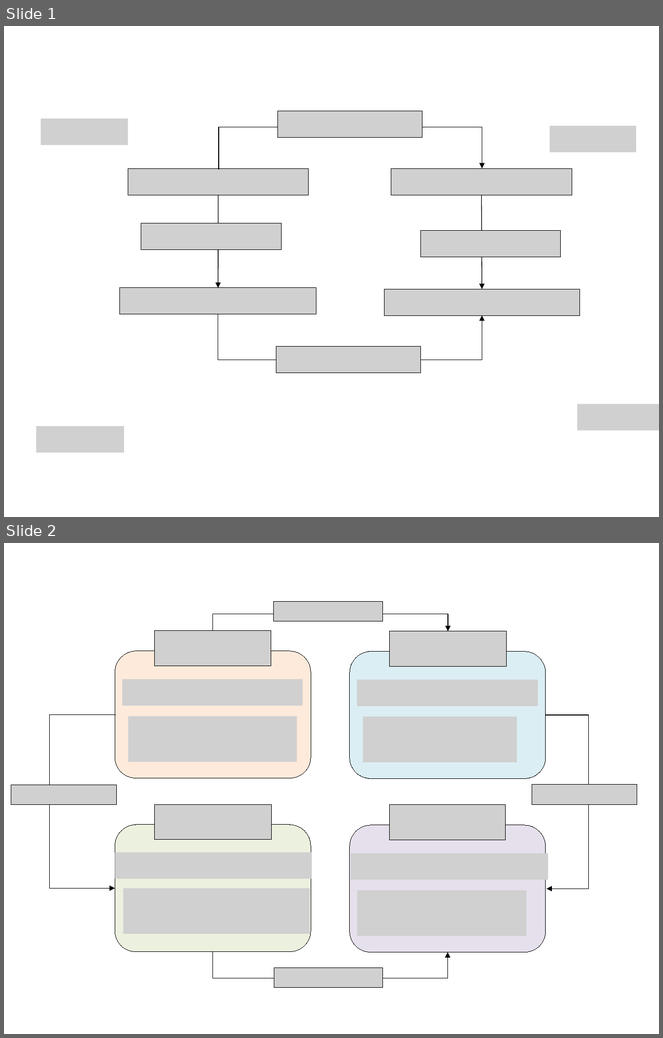
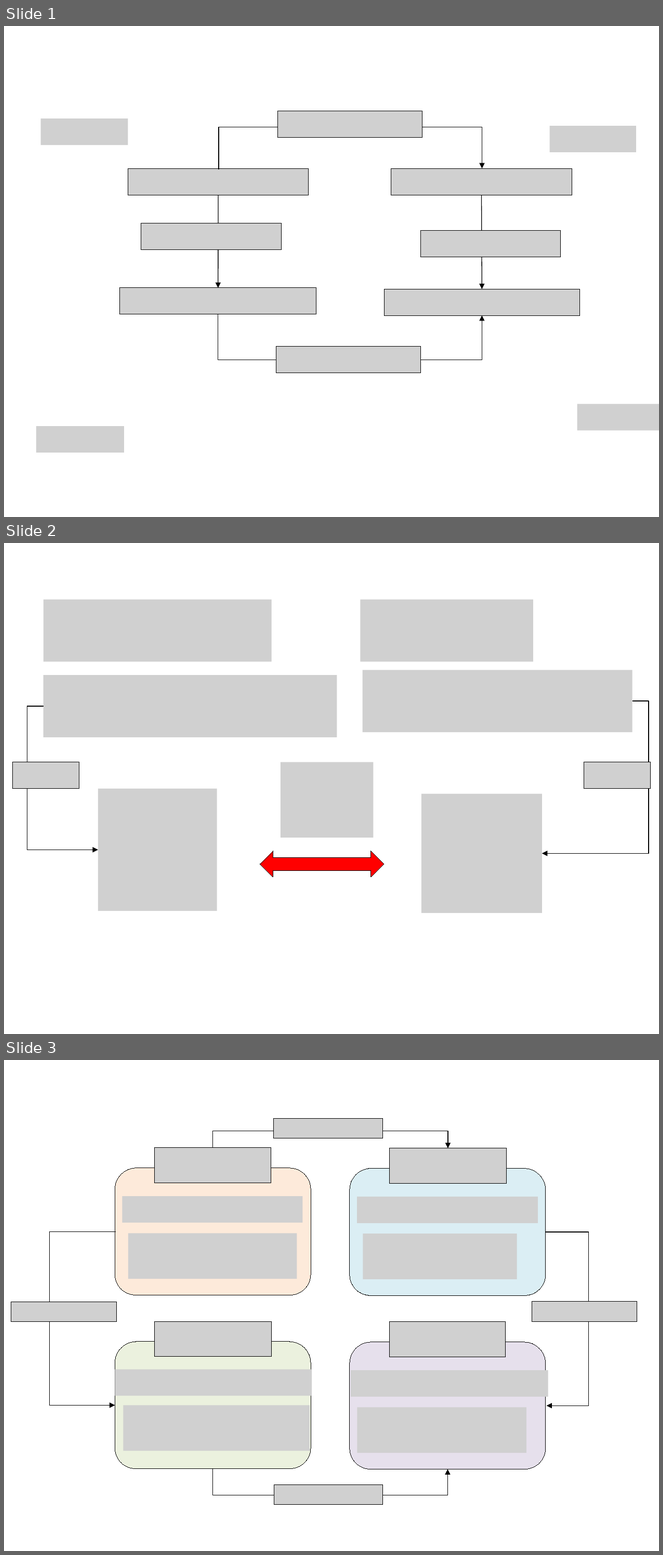
Before and after one commit to kaityo256/classical_mechanics, a slide deck: canonical_transformation/fig/fig.pptx. Shown one above the other, each under a label of ours: slides 1 and 2 before the commit, slides 1, 2 and 3 after it. The pictures are 663x1038 and 663x1555 pixels, drawn with LibreOffice and Linux fonts; fonts in the diff are those of the drawing; grey boxes stand for pictures. Boxes give left, top, right and bottom in pixels: in the first picture for what was removed or moved away, otherwise in the second. Text is boxed around its words. In the diff, an @@ line names an element or a change of style, - is before the commit and + after.

```diff
--- a/canonical_transformation/fig/fig.pptx
+++ b/canonical_transformation/fig/fig.pptx
@@ slide 2 added at (4, 543, 659, 1034), background #FFFFFF @@
@@ picture added at (44, 599, 271, 662) @@
@@ picture added at (360, 599, 533, 662) @@
@@ picture added at (44, 676, 337, 737) @@
@@ picture added at (362, 670, 632, 732) @@
@@ elbow arrow added from (44, 706) to (98, 850), #000000 0.75 pt @@
@@ elbow arrow added from (632, 701) to (542, 853), #000000 0.75 pt @@
@@ picture added at (12, 762, 79, 788) @@
@@ picture added at (281, 762, 374, 838) @@
@@ picture added at (584, 762, 651, 788) @@
@@ picture added at (98, 788, 218, 911) @@
@@ picture added at (422, 794, 542, 913) @@
@@ left right arrow added at (260, 851, 384, 877), fill #FF0000, outline #000000 0.75 pt @@
@@ what was slide 2 is now slide 3 @@
```
Also in this commit, not shown: 2 other files.
